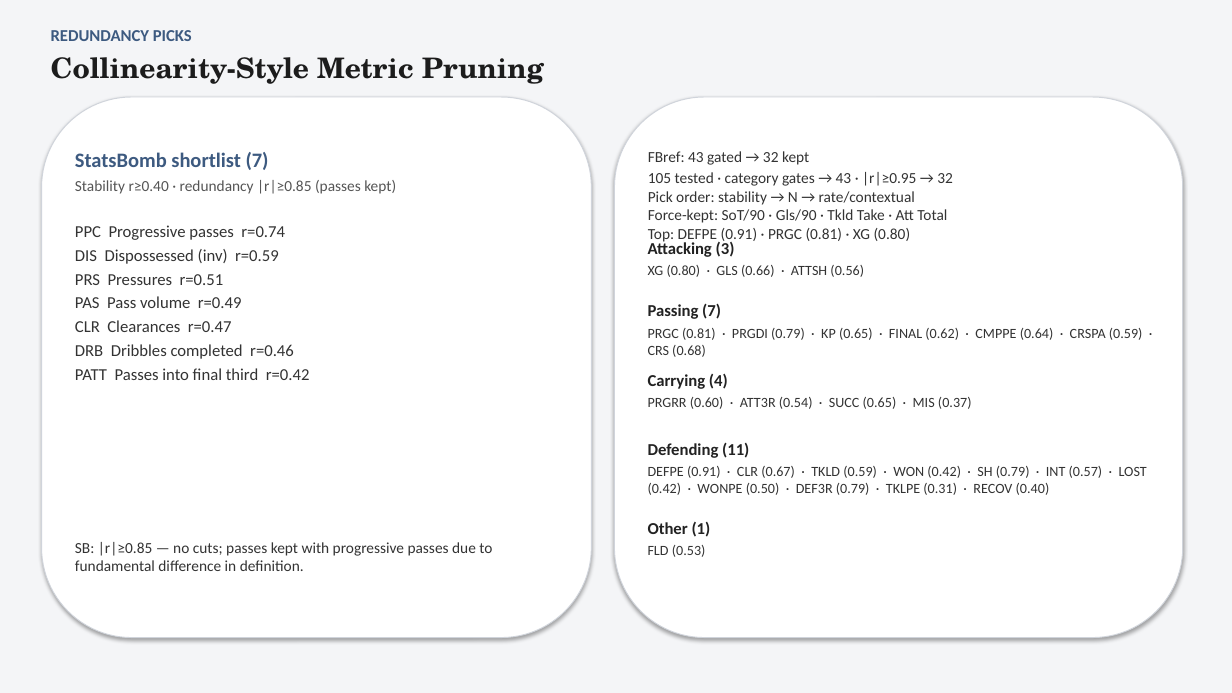
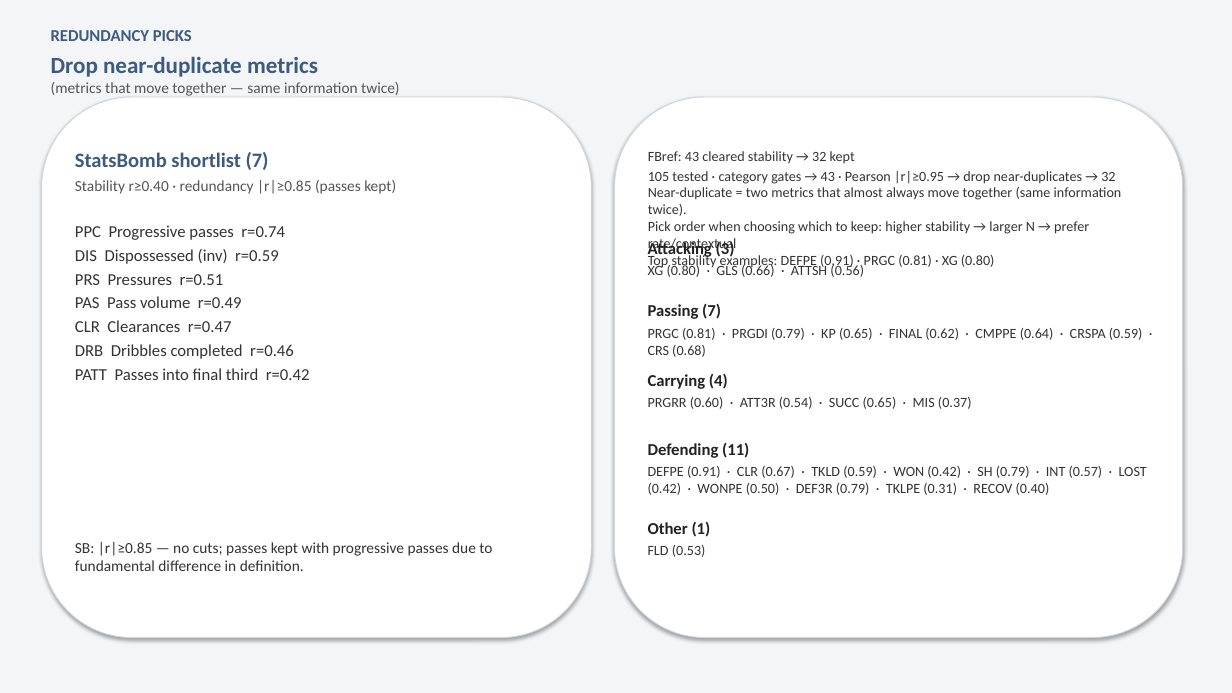
Before and after one commit to colbymorris08/bundesliga-transfer-traits, a slide deck: slide 9 of bundesliga_transfer_traits.pptx. Drawn at 1232x693 pixels with LibreOffice and Linux fonts; fonts in the diff are those of the drawing. Boxes give left, top, right and bottom in pixels: in the first picture for what was removed or moved away, otherwise in the second. Text is boxed around its words. In the diff, an @@ line names an element or a change of style, - is before the commit and + after.

```diff
--- a/bundesliga_transfer_traits.pptx
+++ b/bundesliga_transfer_traits.pptx
@@ text at [51, 57, 399, 96]: text changed; size 22 to 12 pt; font TeX Gyre Schola to Calibri; text colour #1C1C1C to #555555; bold off @@
-Collinearity-Style Metric Pruning
+Drop near-duplicate metrics
+(metrics that move together — same information twice)
@@ text at [648, 151, 1122, 269]: text changed; size 12 to 11 pt @@
-FBref: 43 gated → 32 kept
-105 tested · category gates → 43 · |r|≥0.95 → 32
-Pick order: stability → N → rate/contextual
-Force-kept: SoT/90 · Gls/90 · Tkld Take · Att Total
-Top: DEFPE (0.91) · PRGC (0.81) · XG (0.80)
+FBref: 43 cleared stability → 32 kept
+105 tested · category gates → 43 · Pearson |r|≥0.95 → drop near-duplicates → 32
+Near-duplicate = two metrics that almost always move together (same information twice).
+Pick order when choosing which to keep: higher stability → larger N → prefer rate/contextual
+Top stability examples: DEFPE (0.91) · PRGC (0.81) · XG (0.80)
```
Also in this commit, not shown: 12 other slides changed.
